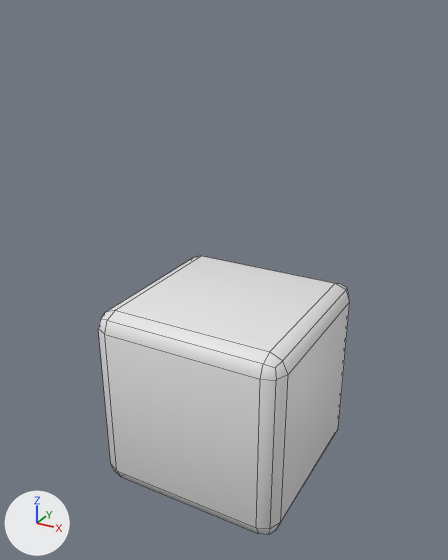
A saved change to the Blender file SmartStar/Assets/World/Stations/DiceStation/Dice.blend.
Both versions are drawn from a 50 mm lens placed at (2.7, -5.04, 3.68), pointed at (-0.04, -0.06, 1.19). The axes (+X, +Y, +Z) are drawn at lower left. The lights are the same throughout. Mesh edges are drawn as thin lines.

Names of what the first picture shows: 'Dice'.
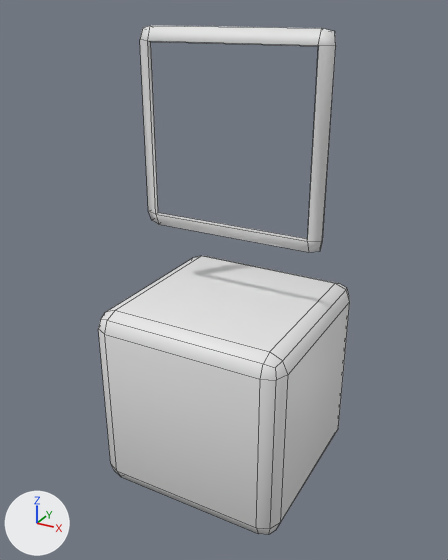
Edits to the bpy script that builds the scene:
```text
Add me_cube_002:
    me_cube_002.from_pydata(...)  # 64 vertices, 32 faces, 32 loose edges; spans x -1.0..1.0, y -2.59..0.95, z -1.0..1.0
    me_cube_002.polygons.foreach_set('use_smooth', [True] * 32)
Add ob_diceframe:
    ob_diceframe = bpy.data.objects.new('DiceFrame', me_cube_002)
    ob_diceframe.location = (0.0, 0.0, 2.59)
    ob_diceframe.rotation_euler = (1.571, 0.0, 0.0)  # degrees (90, 0, 0)
```

Pixel boxes (x1, y1, x2, y2) of what changed, in the pictures (448 x 560 px):
'DiceFrame', added: after (140, 26, 336, 252)
